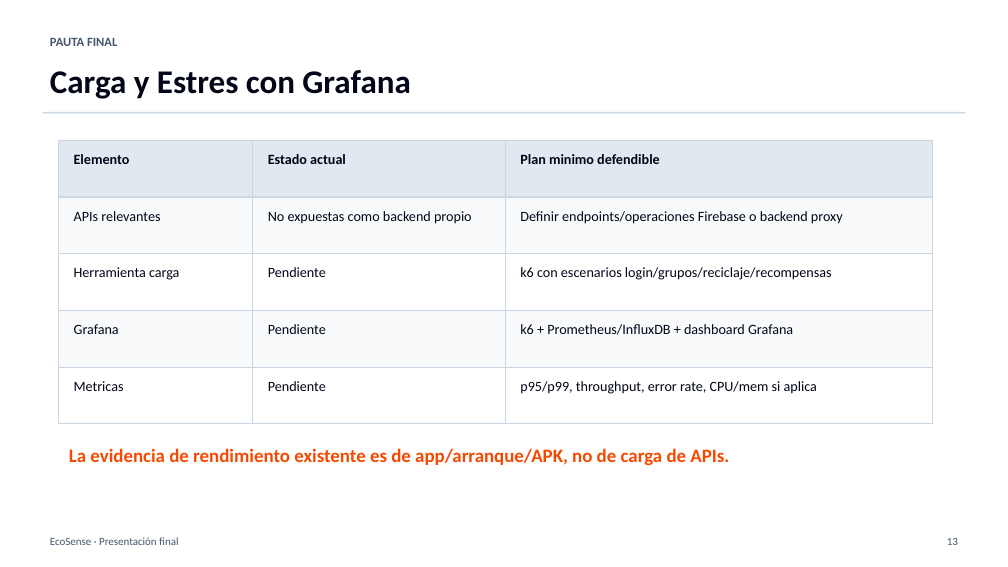
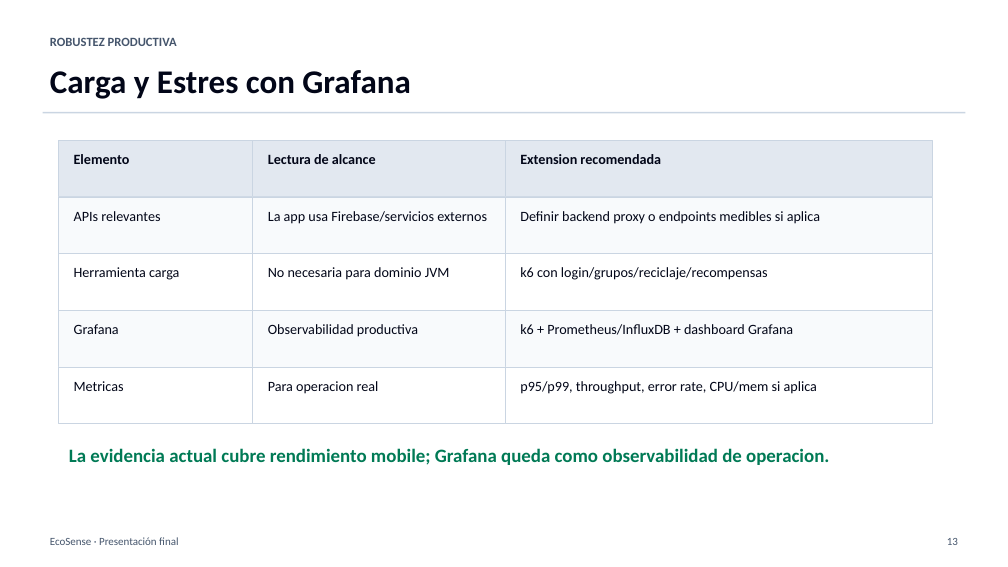
Before and after one commit to Billyflin/UfroSustentableApp, a slide deck: slide 13 of docs/presentacion-final-ecosense.pptx. Drawn at 1008x567 pixels with LibreOffice and Linux fonts; fonts in the diff are those of the drawing. Boxes give left, top, right and bottom in pixels: in the first picture for what was removed or moved away, otherwise in the second. Text is boxed around its words. In the diff, an @@ line names an element or a change of style, - is before the commit and + after.

```diff
--- a/docs/presentacion-final-ecosense.pptx
+++ b/docs/presentacion-final-ecosense.pptx
@@ text at (x1=50, y1=37, x2=177, y2=46): text changed @@
-PAUTA FINAL
+ROBUSTEZ PRODUCTIVA
@@ text at (x1=268, y1=154, x2=376, y2=164): text changed @@
-Estado actual
+Lectura de alcance
@@ text at (x1=520, y1=154, x2=661, y2=164): text changed @@
-Plan minimo defendible
+Extension recomendada
@@ text at (x1=268, y1=211, x2=487, y2=224): text changed @@
-No expuestas como backend propio
+La app usa Firebase/servicios externos
@@ text at (x1=520, y1=211, x2=820, y2=224): text changed @@
-Definir endpoints/operaciones Firebase o backend proxy
+Definir backend proxy o endpoints medibles si aplica
@@ text at (x1=268, y1=267, x2=450, y2=280): text changed @@
-Pendiente
+No necesaria para dominio JVM
@@ text at (x1=520, y1=267, x2=768, y2=280): text changed @@
-k6 con escenarios login/grupos/reciclaje/recompensas
+k6 con login/grupos/reciclaje/recompensas
@@ text at (x1=268, y1=324, x2=418, y2=337): text changed @@
-Pendiente
+Observabilidad productiva
@@ text at (x1=268, y1=381, x2=379, y2=394): text changed @@
-Pendiente
+Para operacion real
@@ text at (x1=69, y1=448, x2=829, y2=465): text changed; text colour #F54900 to #007A55 @@
-La evidencia de rendimiento existente es de app/arranque/APK, no de carga de APIs.
+La evidencia actual cubre rendimiento mobile; Grafana queda como observabilidad de operacion.
```
Also in this commit, not shown: 9 other slides changed, 1 other file.
